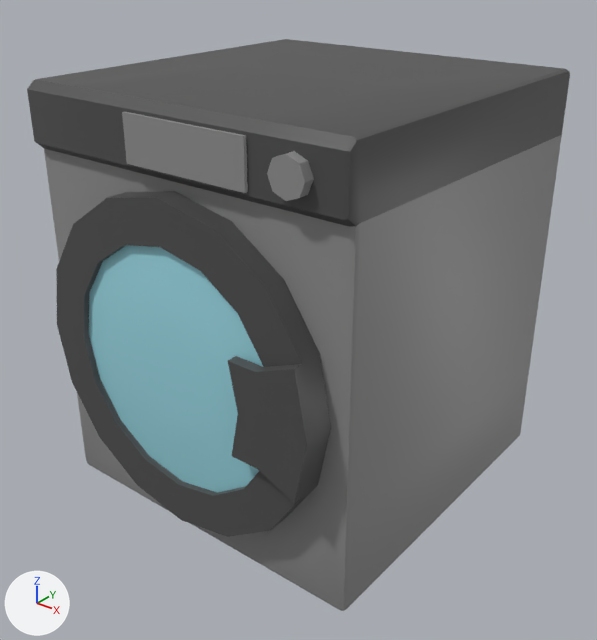
What one commit did to the Blender file Content/Art Assets/MDL_Env.blend.
Camera for both pictures: a camera (50 mm lens) standing at (2.72, -3.5, 3.07) and looking at (0.06, -0.18, 1.02). Arrows for +X, +Y and +Z are at lower left; the lights stay in place.

Script lines for the objects in view, before the commit:
```python
me_cube_005 = bpy.data.meshes.new('Cube.005')
me_cube_005.from_pydata(...)  # 1000 vertices, 866 faces; spans x -1.0..1.0, y -1.23..1.0, z -0.01..2.42
me_cube_005.polygons.foreach_set('use_smooth', [True] * 866)
me_cube_005.materials.append(mat_tx_washerdryer)  # picture img_tx_washerdryer_png
me_cube_011 = bpy.data.meshes.new('Cube.011')
me_cube_011.from_pydata(...)  # 540 vertices, 484 faces; spans x -1.0..1.0, y -1.18..1.0, z 0.0..2.35
me_cube_011.polygons.foreach_set('use_smooth', [True] * 484)
me_cube_011.materials.append(mat_tx_washerdryer)  # picture img_tx_washerdryer_png
ob_mesh_dryer = bpy.data.objects.new('mesh_dryer', me_cube_011)
ob_mesh_dryer.location = (0.0, 0.0, 0.0)
ob_mesh_dryerhandle = bpy.data.objects.new('mesh_dryerhandle', me_cube_005)
ob_mesh_dryerhandle.location = (0.0, 0.0, 0.0)
ob_mesh_dryerhandle.hide_set(True)
```
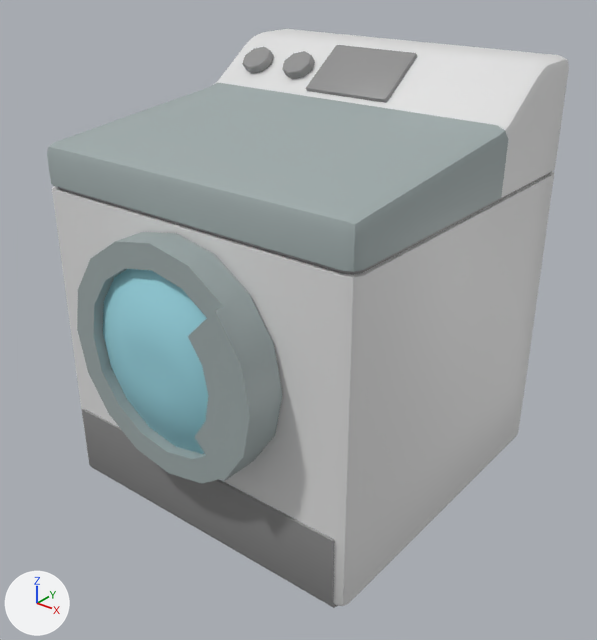
Pixel boxes (x1, y1, x2, y2) of what changed, in the pictures (597 x 640 px):
'mesh_dryer', hidden
    before: (27, 39, 570, 611)
'mesh_dryerhandle', shown
    after: (47, 29, 569, 608)

Diff of the bpy script that builds the scene:
```diff
--- a/Content/Art Assets/MDL_Env.blend.py
+++ b/Content/Art Assets/MDL_Env.blend.py
@@ ob_mesh_dryerhandle @@
 ob_mesh_dryerhandle.location = (0.0, 0.0, 0.0)
-ob_mesh_dryerhandle.hide_set(True)
@@ ob_mesh_dryer @@
 ob_mesh_dryer.location = (0.0, 0.0, 0.0)
+ob_mesh_dryer.hide_set(True)
```
